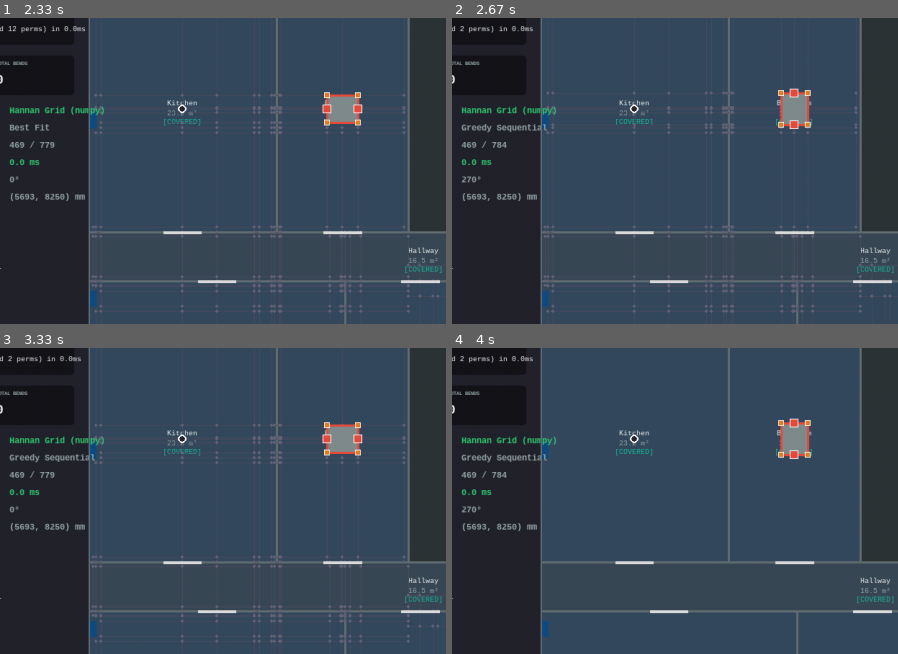
Above: before the commit, frames 1-4 (two rows, left to right).
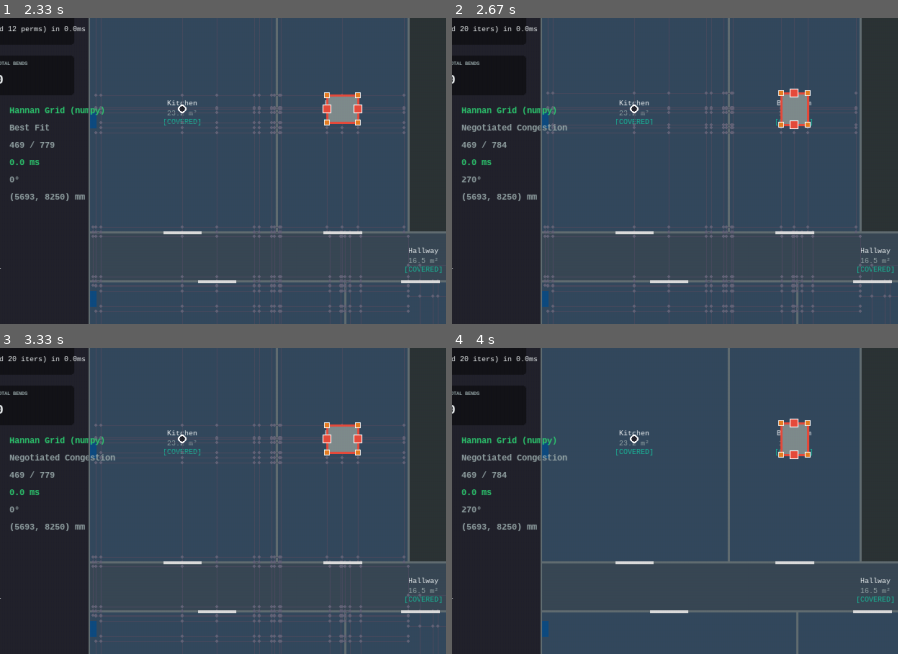
Above: after the commit, the same moments.

Repository: alxgom/MEP
Game: pygame game, started from demos/10/main.py
Two runs of this game, one before a commit and one after it. Both use one fixed random seed, a clock stepped at 60 frames per second and the inputs below.
Inputs (mouse positions are % of the whole screen's width and height, from its top left):
- Up to frame 1 (2.33 s): hold Right 0.33-0.8 s; move the mouse to (46, 54) at 0.37 s; hold Right 0.83-1.3 s; move the mouse to (82, 47) at 0.87 s; tap C at 0.98 s; hold Left 1.33-1.87 s; move the mouse to (25, 51) at 1.37 s; hold Left 1.9-2.3 s; move the mouse to (18, 35) at 1.93 s; tap G at 2.05 s
- Up to frame 2 (2.67 s): hold Right from 2.33 s (still down); move the mouse to (64, 15) at 2.37 s; tap C at 2.48 s
- Up to frame 3 (3.33 s): release Right at 2.97 s; hold Left from 3 s (still down); move the mouse to (61, 59) at 3.03 s
- Up to frame 4 (4 s): release Left at 3.47 s; hold Right 3.5-3.97 s; move the mouse to (52, 16) at 3.53 s; tap G at 3.65 s
The pictures show only the part of the screen within x 12-62%, y 15-65%; the shares and areas given below are measured in that part.

Frame 1 is identical in both runs. In frame 2, 0.4% of the frame differs, in the area x 2-26%, y 2-38%; in frame 3, 0.4%; in frame 4, 0.4%.

Commit message:
Implement Greedy (Dual-Sort) and Negotiated Congestion (Pathfinder-style) routing options and update walkthrough docs

Diff:
--- a/demos/10/main.py
+++ b/demos/10/main.py
@@ -34,9 +34,10 @@
 ]
 
 ROUTING_STRATEGIES = [
-    "Greedy Sequential",
+    "Greedy (Dual-Sort)",
     "First Fit",
-    "Best Fit"
+    "Best Fit",
+    "Negotiated Congestion"
 ]
 routing_strategy_idx = 1
 
@@ -1160,8 +1161,10 @@
     )
 
     if routing_strategy_idx == 0:
-        # Greedy Sequential: only the default proximity order
-        all_perms = [tuple(other_rooms)]
+        # Greedy (Dual-Sort): try both close_to_far and far_to_close orderings
+        close_to_far = tuple(other_rooms)
+        far_to_close = tuple(reversed(other_rooms))
+        all_perms = [close_to_far, far_to_close]
     else:
         all_perms = list(permutations(other_rooms))
 
@@ -1170,6 +1173,161 @@
     best_score = 1e18
     best_total_nodes = 0
     perm_attempts = 0
+
+    if routing_strategy_idx == 3:
+        # ── Strategy 3: Negotiated Congestion (Pathfinder-style) ──
+        nets_list = ["Shaft", "Kitchen"] + other_rooms
+        current_paths = {}
+        current_pins = {}
+
+        P_present = 20000.0  # present sharing is heavily penalized
+        P_history = 4000.0   # history penalty is equivalent to 1 bend (4000)
+        history_congestion = {}
+        node_history_congestion = {}
+
+        for iteration in range(20):
+            perm_attempts += 1
+
+            for net_name in nets_list:
+                # 1. Start node and targets setup
+                if net_name == "Shaft":
+                    start_node_idx = shaft_node_idx
+                    targets = ["left_mid", "right_mid"]
+                elif net_name == "Kitchen":
+                    kitchen_pt = terminals.get("Kitchen")
+                    if not kitchen_pt:
+                        continue
+                    _, kitchen_node_idx = grid_kd.query(kitchen_pt)
+                    start_node_idx = int(kitchen_node_idx)
+                    shaft_pin = current_pins.get("Shaft", "left_mid")
+                    kitchen_pin_name = "right_mid" if shaft_pin == "left_mid" else "left_mid"
+                    targets = [kitchen_pin_name]
+                else:
+                    room_pt = terminals[net_name]
+                    _, room_node_idx = grid_kd.query(room_pt)
+                    start_node_idx = int(room_node_idx)
+                    used_small_pins = [current_pins[n] for n in other_rooms if n != net_name and n in current_pins]
+                    targets = [p for p in ["tl", "tr", "bl", "br"] if p not in used_small_pins]
+                    if not targets:
+                        targets = ["tl"]
+
+                # 2. Rip-up
+                current_paths[net_name] = None
+
+                # 3. Calculate sharing
+                edge_usage = {}
+                node_usage = {}
+                for other_name, path in current_paths.items():
+                    if path is None:
+                        continue
+                    for u in path:
+                        node_usage[u] = node_usage.get(u, 0) + 1
+                    for k in range(len(path) - 1):
+                        e = (min(path[k], path[k+1]), max(path[k], path[k+1]))
+                        edge_usage[e] = edge_usage.get(e, 0) + 1
+
+                # 4. Build dynamic weights
+                current_weights = {}
+                terminal_nodes = get_all_terminal_node_indices(pin_node_map, shaft_node_idx)
+                for r_name, t_node_idx in terminal_nodes.items():
+                    if r_name == net_name:
+                        continue
+                    if t_node_idx in current_env.adj:
+                        for nbr, dist, direction in current_env.adj[t_node_idx]:
+                            edge = (min(t_node_idx, nbr), max(t_node_idx, nbr))
+                            current_weights[edge] = 1e9
+
+                for u in current_env.adj:
+                    for v, dist, direction in current_env.adj[u]:
+                        edge = (min(u, v), max(u, v))
+                        if edge in current_weights and current_weights[edge] >= 1e9:
+                            continue
+
+                        pres = edge_usage.get(edge, 0)
+                        hist = history_congestion.get(edge, 0.0)
+
+                        node_pres = max(node_usage.get(u, 0), node_usage.get(v, 0))
+                        node_hist = max(node_history_congestion.get(u, 0.0), node_history_congestion.get(v, 0.0))
+
+                        # Node sharing is penalized equivalent to 5 bends
+                        congestion_weight = (pres * P_present) + hist + (node_pres * 20000.0) + node_hist
+                        current_weights[edge] = dist + congestion_weight
+
+                # 5. Run A* search
+                path, _, chosen_pin = run_super_sink_astar(
+                    current_env,
+                    start_node_idx,
+                    targets,
+                    pin_node_map,
+                    global_pins,
+                    machine_angle,
+                    C_BEND,
+                    edge_weights=current_weights
+                )
+
+                if path is not None:
+                    current_paths[net_name] = path
+                    current_pins[net_name] = chosen_pin
+
+            # 6. Evaluate candidate routes at end of iteration
+            routes_cand = []
+            success = True
+            total_nodes_cand = 0
+            for name in nets_list:
+                path = current_paths.get(name)
+                if path is None:
+                    success = False
+                    break
+                segs = []
+                for k in range(len(path) - 1):
+                    p1 = current_env.nodes[path[k]]
+                    p2 = current_env.nodes[path[k+1]]
+                    segs.append(((float(p1[0]), float(p1[1])), (float(p2[0]), float(p2[1]))))
+                routes_cand.append((name, segs))
+                total_nodes_cand += len(path)
+
+            if success:
+                crossings = count_segment_crossings(routes_cand)
+                score = get_solution_score(routes_cand, crossings)
+
+                if score < best_score:
+                    best_score = score
+                    best_crossings = crossings
+                    best_routes = routes_cand
+                    best_total_nodes = total_nodes_cand
+
+                if crossings == 0:
+                    elapsed_ms = (time.perf_counter() - t_start) * 1000.0
+                    status_text = f"Success: Routed all (tried {perm_attempts} iters, 0 crossings) in {elapsed_ms:.1f}ms"
+                    return routes_cand, status_text, elapsed_ms, total_nodes_cand
+
+                # 7. Apply history penalties
+                edge_counts = {}
+                node_counts = {}
+                for name, path in current_paths.items():
+                    if path is None:
+                        continue
+                    for u in path:
+                        node_counts[u] = node_counts.get(u, 0) + 1
+                    for k in range(len(path) - 1):
+                        edge = (min(path[k], path[k+1]), max(path[k], path[k+1]))
+                        edge_counts[edge] = edge_counts.get(edge, 0) + 1
+
+                for edge, count in edge_counts.items():
+                    if count > 1:
+                        history_congestion[edge] = history_congestion.get(edge, 0.0) + P_history
+                for node, count in node_counts.items():
+                    if count > 1:
+                        node_history_congestion[node] = node_history_congestion.get(node, 0.0) + 4000.0
+
+        # End of negotiated congestion loop
+        if best_routes is not None:
+            elapsed_ms = (time.perf_counter() - t_start) * 1000.0
+            status_text = f"Success: Routed all (tried {perm_attempts} iters, {best_crossings} crossings) in {elapsed_ms:.1f}ms"
+            return best_routes, status_text, elapsed_ms, best_total_nodes
+        else:
+            elapsed_ms = (time.perf_counter() - t_start) * 1000.0
+            return None, f"Routing Blocked (tried {perm_attempts} iters) in {elapsed_ms:.1f}ms", elapsed_ms, 0
 
     # Pass 1: Try collision-free solutions (block_nodes=True)
     for perm in all_perms:
